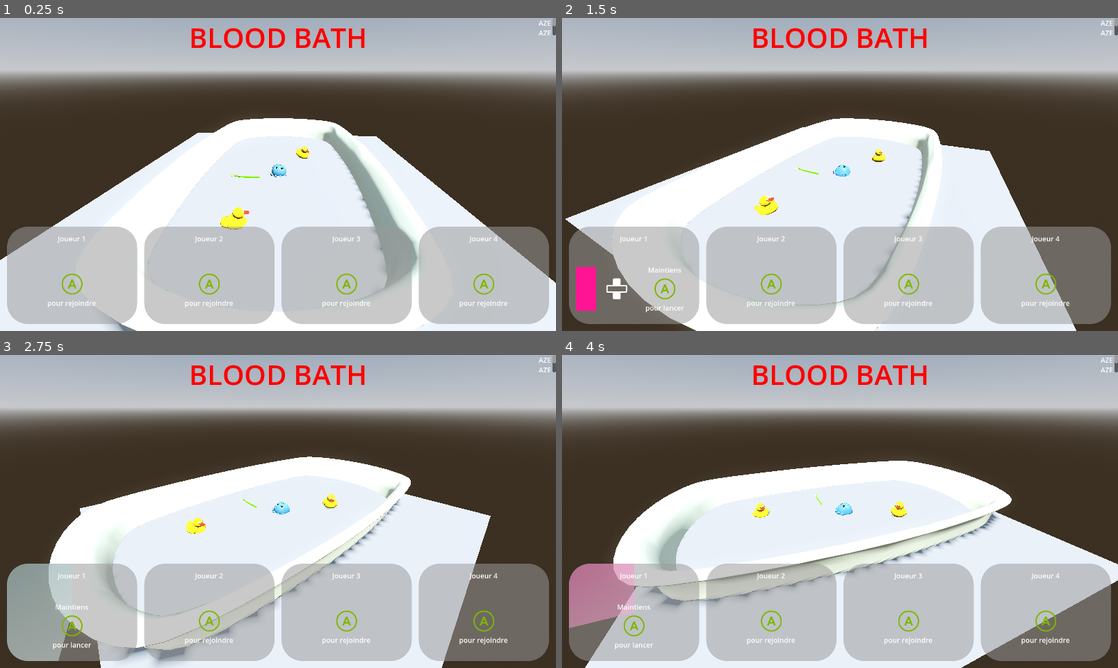
Above: before the commit, frames 1-4 (two rows, left to right).
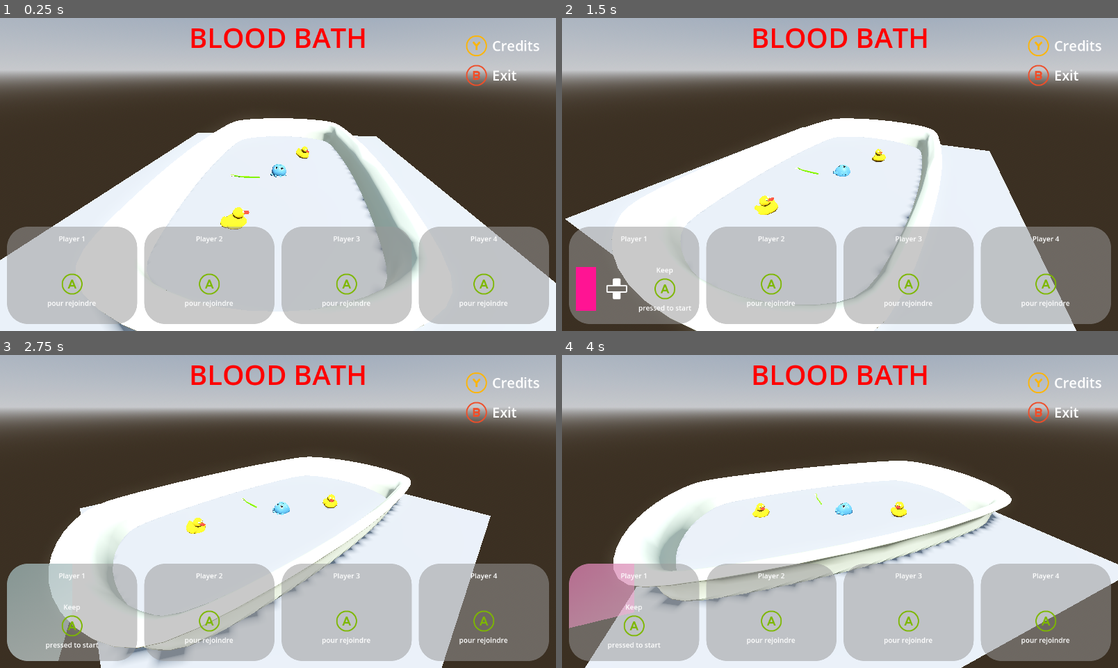
Above: after the commit, the same moments.

Repository: Gr0minet/ggj2025
Game: Godot game, scene res://scenes/test_all.tscn
Two runs of this game, one before a commit and one after it. Both use one fixed random seed, a clock stepped at 60 frames per second and the inputs below.
Inputs:
- Up to frame 1 (0.25 s): no input
- Up to frame 2 (1.5 s): hold I (change_color_up) 0.53-1.28 s; hold J (join_game) 0.53-1.28 s; tap G (jump) at 0.77 s; hold O (change_color_down) from 1.28 s (still down); tap J (join_game) at 1.35 s
- Up to frame 3 (2.75 s): tap G (jump) at 1.52 s; release O (change_color_down) at 2.03 s; hold I (change_color_up) from 2.03 s (still down); hold J (join_game) from 2.03 s (still down); tap 1 at 2.1 s
- Up to frame 4 (4 s): release J (join_game) at 2.78 s; tap 2 at 2.85 s; tap G (jump) at 3.02, 3.77 s; tap J (join_game) at 3.05 s; release I (change_color_up) at 3.53 s; hold O (change_color_down) from 3.53 s (still down); hold J (join_game) from 3.53 s (still down); tap 3 at 3.6 s

The runs differ from the first frame. In frame 1, 0.5% of the frame differs, in the area x 10-100%, y 0-72%; in frame 2, 0.6%; in frame 3, 0.6%, in the area x 8-100%, y 0-94%; in frame 4, 0.6%.

Commit message:
Fix color mismatch due to weird _ready behaviour
Signed-off-by: m09 <142691+m09@users.noreply.github.com>

Diff:
--- a/godot/menu/menu.tscn
+++ b/godot/menu/menu.tscn
@@ -1,7 +1,9 @@
-[gd_scene load_steps=3 format=3 uid="uid://bpiqhe2x4htta"]
+[gd_scene load_steps=5 format=3 uid="uid://bpiqhe2x4htta"]
 
 [ext_resource type="Script" path="res://menu/menu.gd" id="1_xshr6"]
 [ext_resource type="PackedScene" uid="uid://c5umynsbl4k7j" path="res://menu/player_join.tscn" id="2_67jmx"]
+[ext_resource type="Texture2D" uid="uid://diat305kkvrd0" path="res://assets/xbox_button_color_y_outline.png" id="3_qqugk"]
+[ext_resource type="Texture2D" uid="uid://ulhgphjey7qq" path="res://assets/xbox_button_color_b_outline.png" id="4_xihb2"]
 
 [node name="Menu" type="Control" node_paths=PackedStringArray("player_join_parent")]
 layout_mode = 3
@@ -27,17 +29,6 @@
 theme_override_font_sizes/font_size = 64
 text = "BLOOD BATH
 "
-
-[node name="RichTextLabel" type="RichTextLabel" parent="."]
-layout_mode = 1
-anchors_preset = 1
-anchor_left = 1.0
-anchor_right = 1.0
-offset_left = -40.0
-offset_bottom = 40.0
-grow_horizontal = 0
-text = "AZEAZEAZE
-AZEAZE"
 
 [node name="MarginContainer" type="MarginContainer" parent="."]
 layout_mode = 1
@@ -70,3 +61,39 @@
 [node name="PlayerJoin3" parent="MarginContainer/HBoxContainer" instance=ExtResource("2_67jmx")]
 layout_mode = 2
 player_id = 3
+
+[node name="KeysVBox" type="VBoxContainer" parent="."]
+layout_mode = 1
+anchors_preset = 1
+anchor_left = 1.0
+anchor_right = 1.0
+offset_left = -160.0
+offset_top = 32.0
+offset_right = -37.0
+offset_bottom = 164.0
+grow_horizontal = 0
+
+[node name="CreditsHBox" type="HBoxContainer" parent="KeysVBox"]
+layout_mode = 2
+
+[node name="CreditsTextureRect" type="TextureRect" parent="KeysVBox/CreditsHBox"]
+layout_mode = 2
+texture = ExtResource("3_qqugk")
+
+[node name="CreditsLabel" type="Label" parent="KeysVBox/CreditsHBox"]
+layout_mode = 2
+theme_override_font_sizes/font_size = 32
+text = "Credits
+"
+
+[node name="ExitHBox" type="HBoxContainer" parent="KeysVBox"]
+layout_mode = 2
+
+[node name="ExitTextureRect" type="TextureRect" parent="KeysVBox/ExitHBox"]
+layout_mode = 2
+texture = ExtResource("4_xihb2")
+
+[node name="ExitLabel" type="Label" parent="KeysVBox/ExitHBox"]
+layout_mode = 2
+theme_override_font_sizes/font_size = 32
+text = "Exit"
--- a/godot/menu/player_join.gd
+++ b/godot/menu/player_join.gd
@@ -30,9 +30,12 @@
 
 func _ready() -> void:
 	player = Player.new(player_id)
-	change_color(0)
-	label.text = "Joueur " + str(player_id + 1)
+	# We don't call set_color here because for some reason TexturedProgressBar
+	# isn't initialized yet, so we defer the call to enter_joined_state
+	current_color_index = player_id
+	label.text = "Player " + str(player_id + 1)
 	enter_waiting_state()
+
 
 
 func progress_bar_reset() -> void:
@@ -48,11 +51,12 @@
 
 
 func enter_joined_state() -> void:
+	set_color(current_color_index)
 	current_state = State.JOINED
 	color_picker.show()
-	rich_text_label.text = "[center]Maintiens
+	rich_text_label.text = "[center]Keep
 [img]res://assets/xbox_button_color_a_outline.png[/img]
-pour lancer[/center]"
+pressed to start[/center]"
 	progress_bar_reset()
 
 
@@ -64,17 +68,25 @@
 func enter_launched_state() -> void:
 	color_picker.hide()
 	current_state = State.LAUNCHED
-	rich_text_label.text = "[center]Prépare-toi ![/center]"
+	rich_text_label.text = "[center]Get ready![/center]"
 	progress_bar.set_value_no_signal(100.0)
 
 
-func change_color(index_change: int) -> void:
-	current_color_index = (current_color_index + index_change) % COLORS.size()
-	var new_color = COLORS[current_color_index]
+func set_color(index: int) -> void:
+	current_color_index = index
+	var new_color = COLORS[index]
 	var start_color = Color(new_color, 0.5)
-	$ClipAlphaPatch/TextureProgressBar.texture_progress.gradient.colors = PackedColorArray([start_color, start_color.lightened(0.8)])
+	progress_bar.texture_progress.gradient.colors = PackedColorArray([start_color, start_color.lightened(0.8)])
 	player.color = new_color
 	color_rectangle.color = new_color
+
+
+func previous_color() -> void:
+	set_color((current_color_index - 1) % COLORS.size())
+
+
+func next_color() -> void:
+	set_color((current_color_index + 1) % COLORS.size())
 
 
 func _process(delta: float) -> void:
@@ -91,9 +103,9 @@
 	if event.device != player_id:
 		return
 	if event.is_action_pressed("change_color_down") and current_state == State.JOINED:
-		change_color(-1)
+		previous_color()
 	if event.is_action_pressed("change_color_up") and current_state == State.JOINED:
-		change_color(1)
+		next_color()
 	if event.is_action_pressed("join_game"):
 		if current_state == State.WAITING:
 			enter_joined_state()
